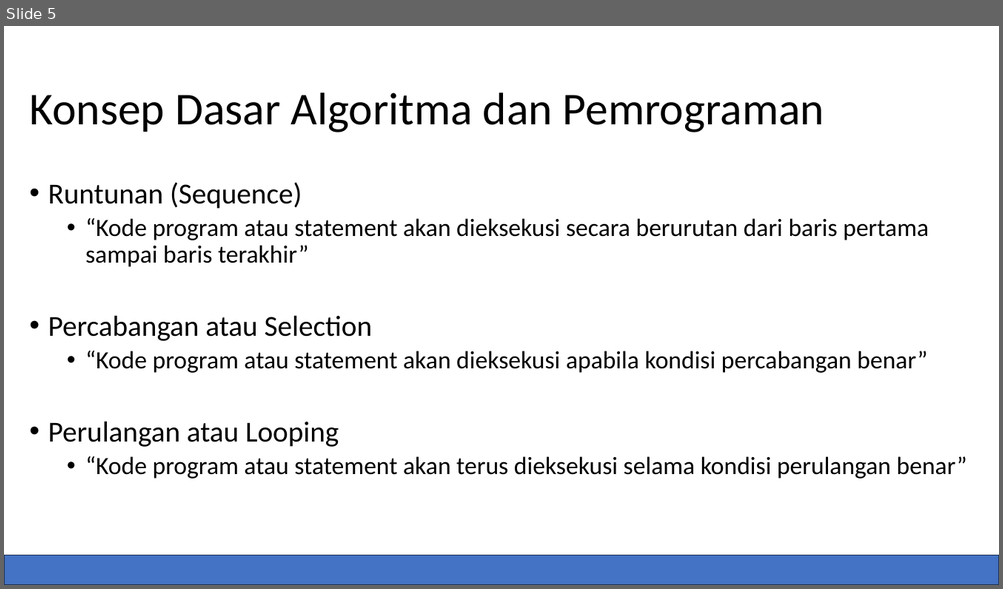
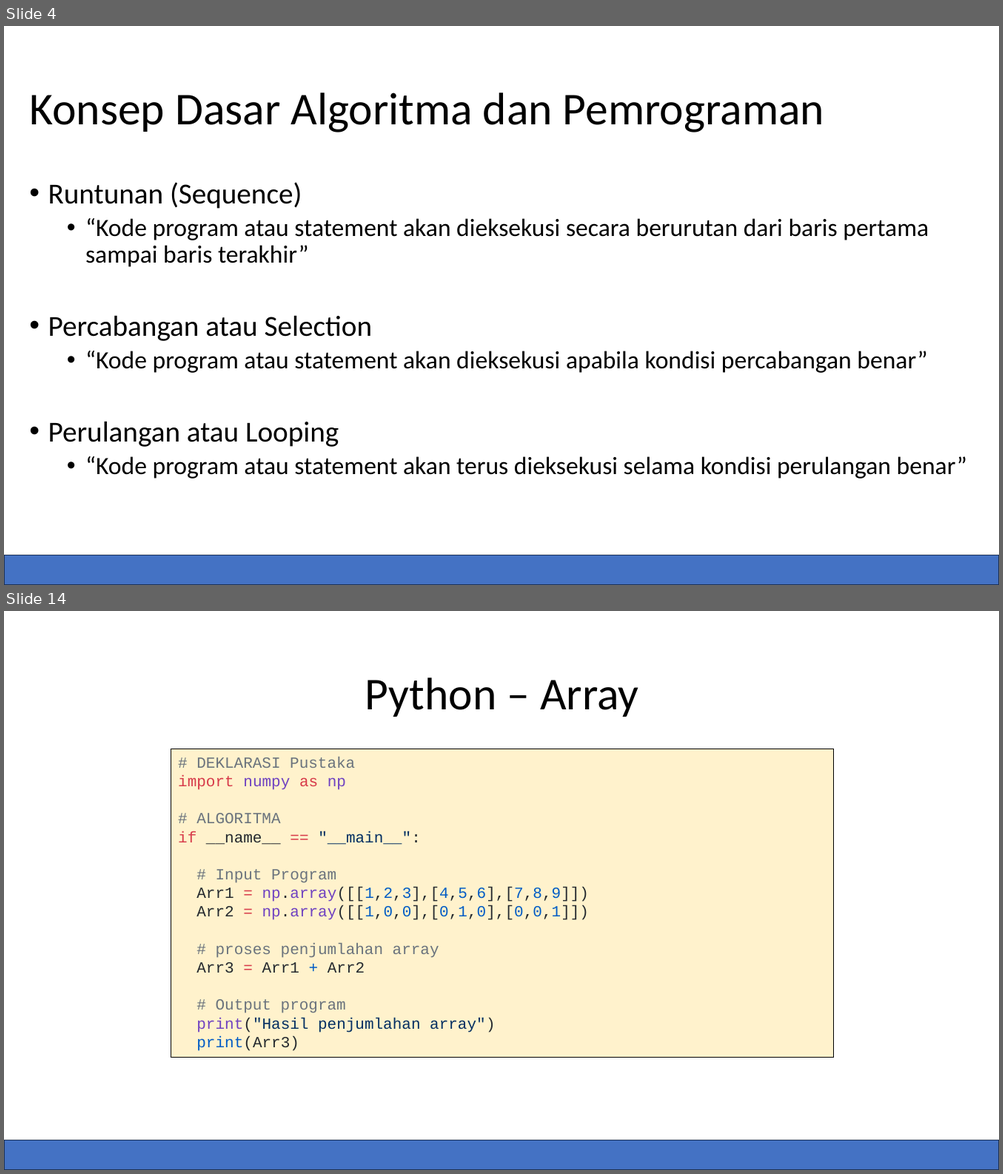
Before and after one commit to kusin/bahan-ajar-ML, a slide deck: dokumentasi ppt/Pertemuan 1 – Pengantar Bahasa Python.pptx. Shown one above the other, each under a label of ours: slide 5 before the commit, slides 4 and 14 after it; the slides between them are not shown. The pictures are 1003x589 and 1003x1174 pixels, drawn with LibreOffice and Linux fonts; fonts in the diff are those of the drawing. Boxes give left, top, right and bottom in pixels: in the first picture for what was removed or moved away, otherwise in the second. Text is boxed around its words. In the diff, an @@ line names an element or a change of style, - is before the commit and + after.

```diff
--- a/dokumentasi ppt/Pertemuan 1 – Pengantar Bahasa Python.pptx
+++ b/dokumentasi ppt/Pertemuan 1 – Pengantar Bahasa Python.pptx
@@ slide 14 added at (4,611,999,1170), background #FFFFFF @@
@@ title added at (365,678,639,717), 44 pt, text #000000 @@
+Python – Array
@@ rectangle added at (171,749,834,1058), fill #FFF2CC, outline #000000 1 pt, 15 pt, text #6A737D @@
+# DEKLARASI Pustaka
+import numpy as np
+# ALGORITMA
+if __name__ == "__main__":
+# Input Program
+Arr1 = np.array([[1,2,3],[4,5,6],[7,8,9]])
+Arr2 = np.array([[1,0,0],[0,1,0],[0,0,1]])
+# proses penjumlahan array
+Arr3 = Arr1 + Arr2
+# Output program
+print("Hasil penjumlahan array")
+print(Arr3)
@@ rectangle added at (4,1141,999,1170), fill #4472C4, outline #1E3256 1 pt @@
@@ what was slide 5 is now slide 4 @@
```
Also in this commit, not shown: 7 slides changed, 6 other slides added, 2 slides removed, 10 other files.
